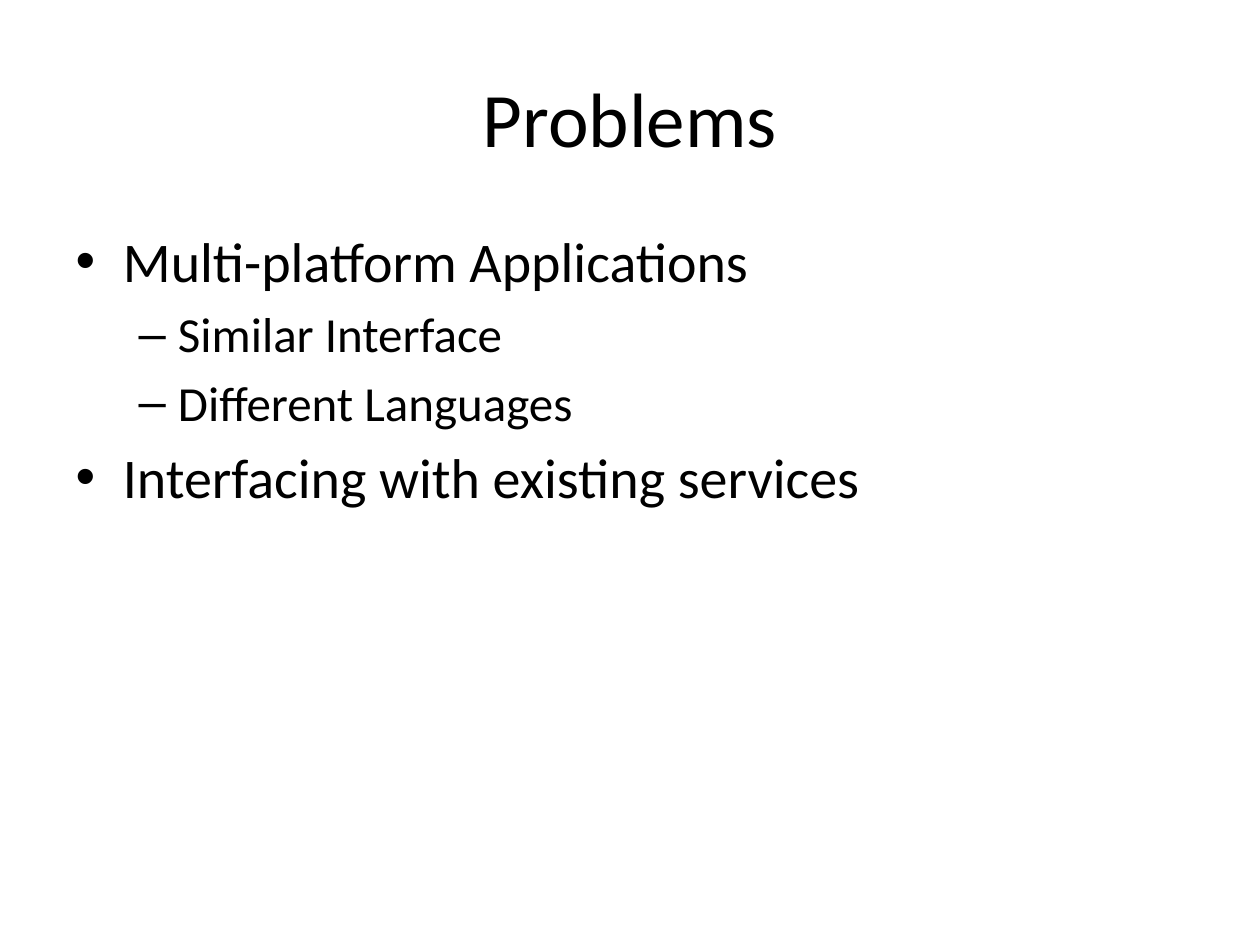
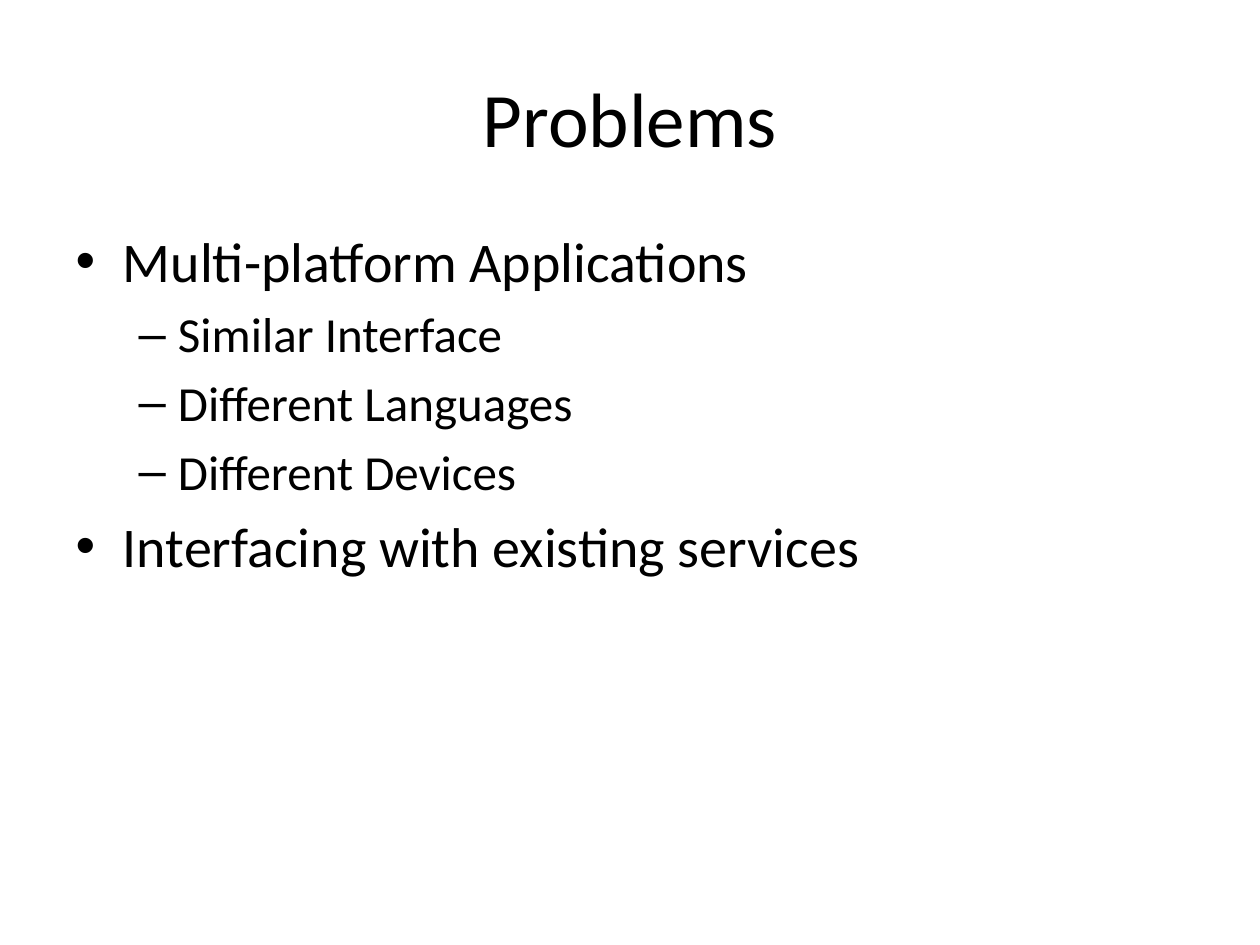
Before and after one commit to SDSMT-CSC/ECPMA, a slide deck: slide 3 of Documentation/Presentation1.pptx. Drawn at 1260x945 pixels with LibreOffice and Linux fonts; fonts in the diff are those of the drawing. Boxes give left, top, right and bottom in pixels: in the first picture for what was removed or moved away, otherwise in the second. Text is boxed around its words. In the diff, an @@ line names an element or a change of style, - is before the commit and + after.

```diff
--- a/Documentation/Presentation1.pptx
+++ b/Documentation/Presentation1.pptx
@@ text at (x1=178, y1=456, x2=516, y2=491): paragraph added @@
+  – Different Devices
```
Also in this commit, not shown: 3 other slides changed, 2 slides added, 1 other file.
